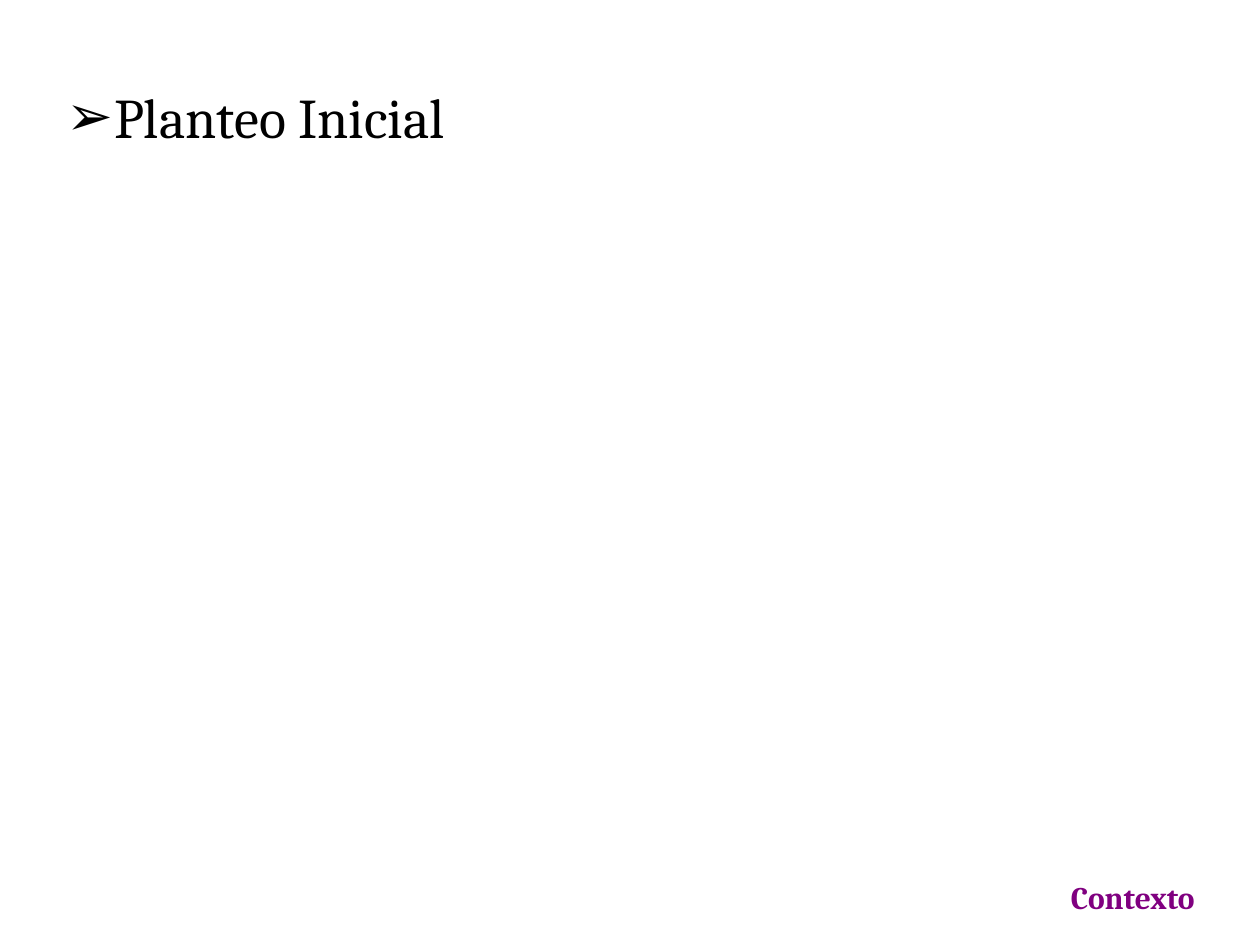
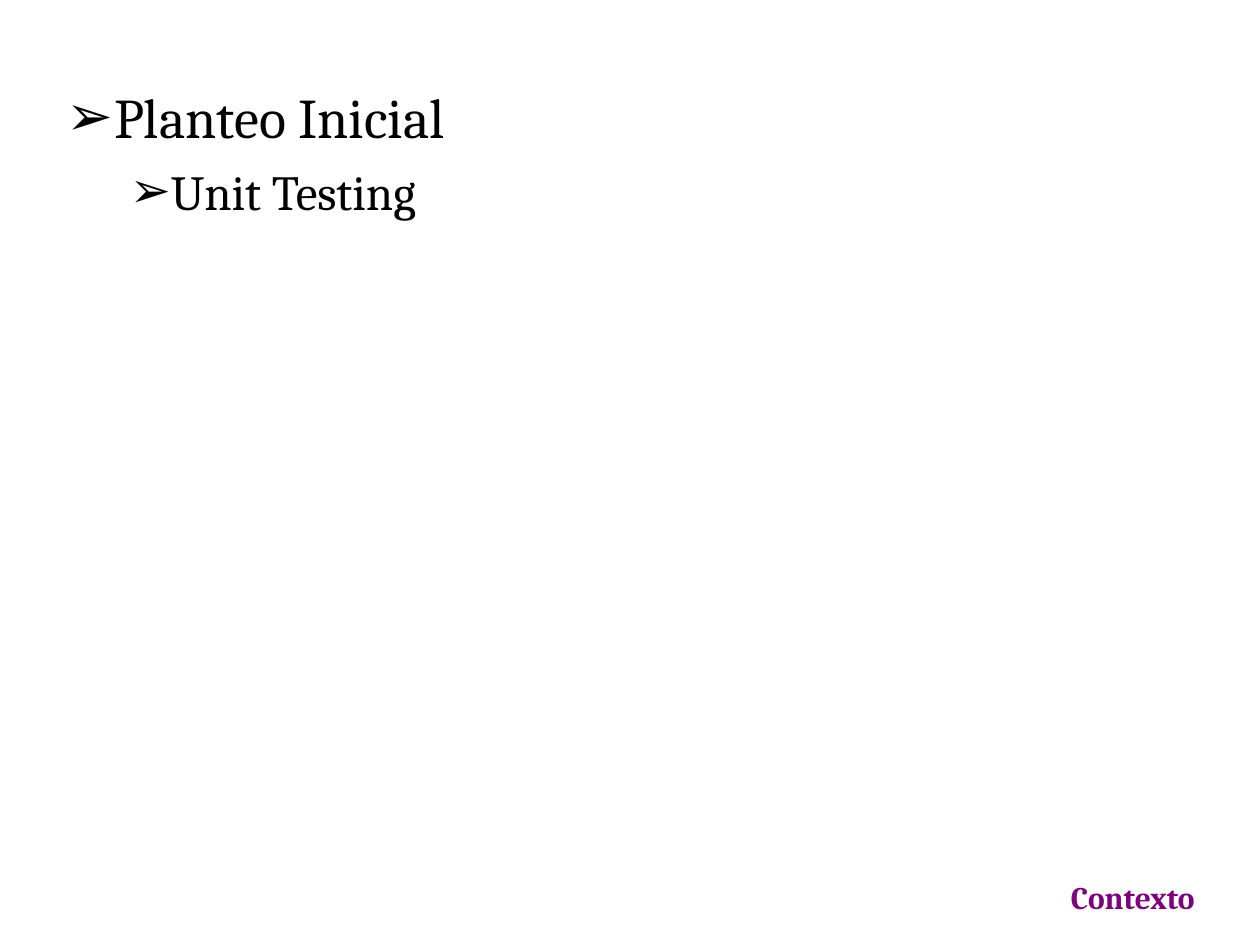
Before and after one commit to emmanuelfls371/softmart7547, a slide deck: slide 12 of docs/CarpetaEntrega/PresFinal.ppt. Drawn at 1260x945 pixels with LibreOffice and Linux fonts; fonts in the diff are those of the drawing; background and template pictures are left out. Boxes give left, top, right and bottom in pixels: in the first picture for what was removed or moved away, otherwise in the second. Text is boxed around its words. In the diff, an @@ line names an element or a change of style, - is before the commit and + after.

```diff
--- a/docs/CarpetaEntrega/PresFinal.ppt
+++ b/docs/CarpetaEntrega/PresFinal.ppt
@@ text at (171,177,416,221): paragraph added @@
+  ➢ Unit Testing
```
Also in this commit, not shown: 1 other slide changed, 1 slide added, 3 slides removed, 1 other file.
